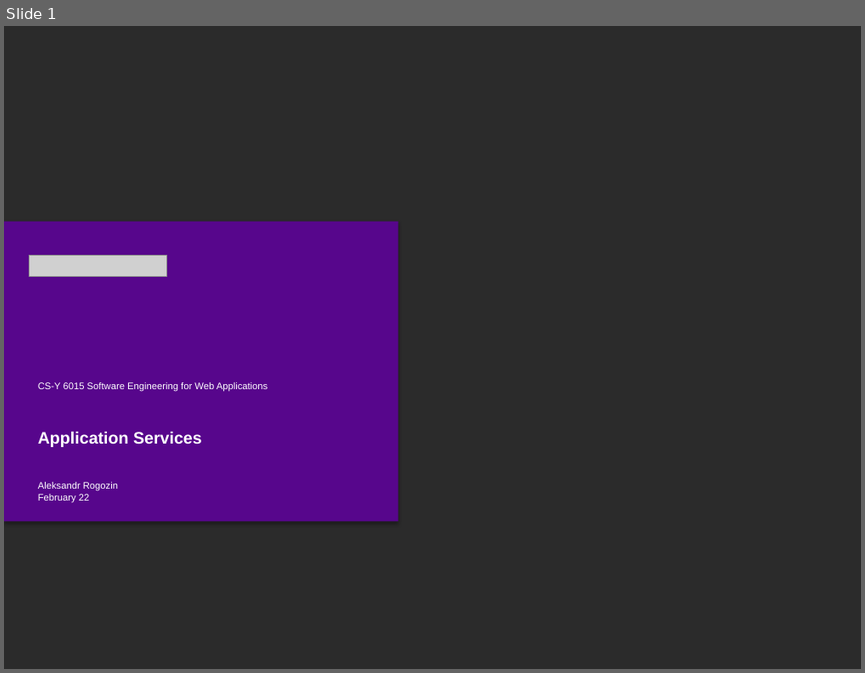
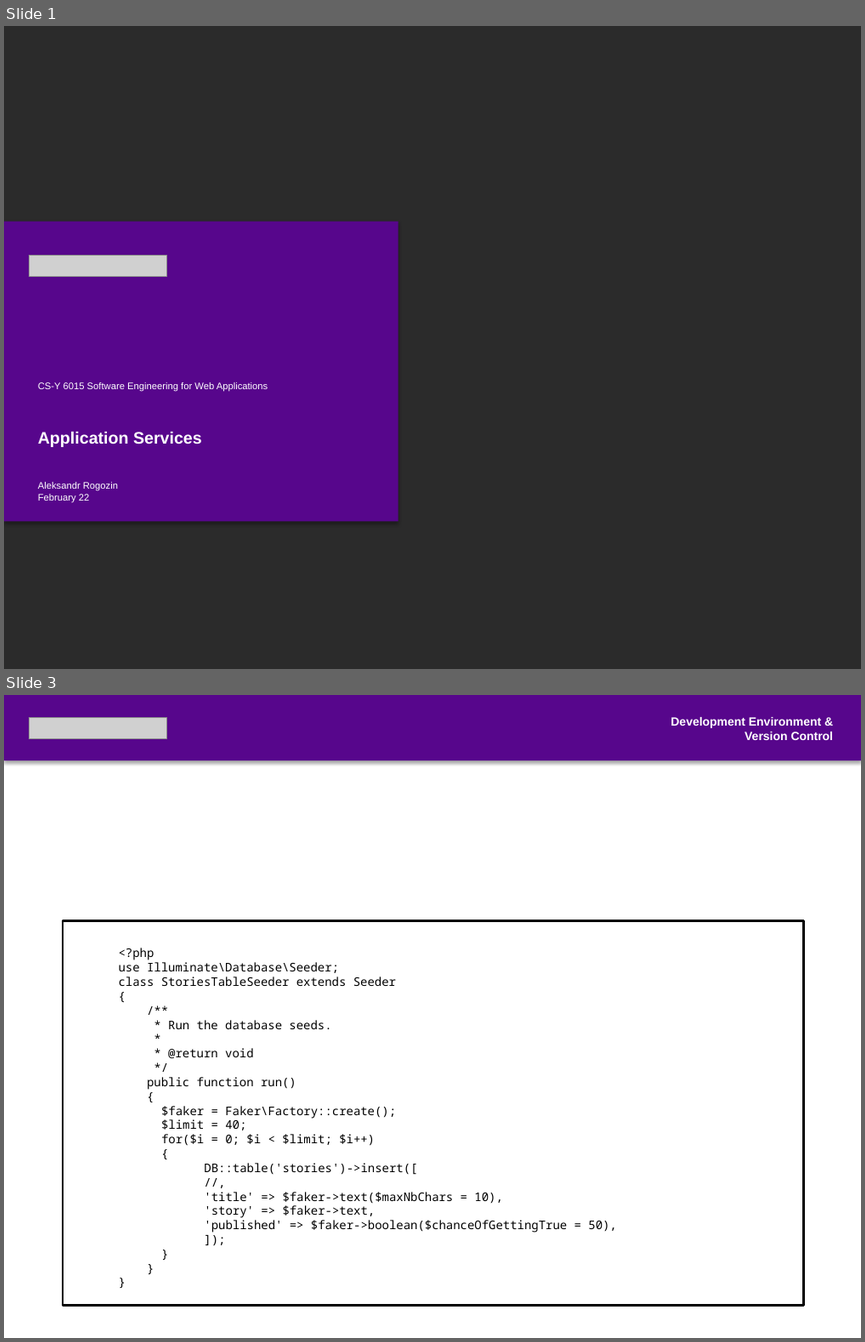
Before and after one commit to NYU-CS6015/Class-Materials, a slide deck: Class 4 - Application Services.pptx. Shown one above the other, each under a label of ours: slide 1 before the commit, slides 1 and 3 after it; the slides between them are not shown. The pictures are 865x673 and 865x1342 pixels, drawn with LibreOffice and Linux fonts; fonts in the diff are those of the drawing; grey boxes stand for pictures; background and template pictures are left out; a plain dark background stands for a picture behind light text. Boxes give left, top, right and bottom in pixels: in the first picture for what was removed or moved away, otherwise in the second. Text is boxed around its words. In the diff, an @@ line names an element or a change of style, - is before the commit and + after.

Commit message:
code review added for class 4

```diff
--- a/Class 4 - Application Services.pptx
+++ b/Class 4 - Application Services.pptx
@@ slide 3 added at (4,695,861,1338), background picture (left out) @@
@@ rectangle added at (4,695,861,761), fill #57068C @@
@@ picture added at (30,718,167,739) @@
@@ text added at (670,717,834,740), 10 pt, text #FFFFFF, bold @@
+Development Environment &
+Version Control
@@ text added at (30,821,842,907), 54 pt, text #FFFFFF, bold @@
+Code Review
@@ rectangle added at (64,920,804,1305), fill #FFFFFF, outline #000000 2 pt @@
@@ text added at (119,947,616,1232), 10 pt, text #000000 @@
+<?php
+use Illuminate\Database\Seeder;
+class StoriesTableSeeder extends Seeder
+{
+/**
+* Run the database seeds.
+*
+* @return void
+*/
+public function run()
+{
+$faker = Faker\Factory::create();
+$limit = 40;
+for($i = 0; $i < $limit; $i++)
+{
+DB::table('stories')->insert([
+//,
+'title' => $faker->text($maxNbChars = 10),
+'story' => $faker->text,
+'published' => $faker->boolean($chanceOfGettingTrue = 50),
+]);
+}
+}
+}
```
Also in this commit, not shown: 2 other slides added.
